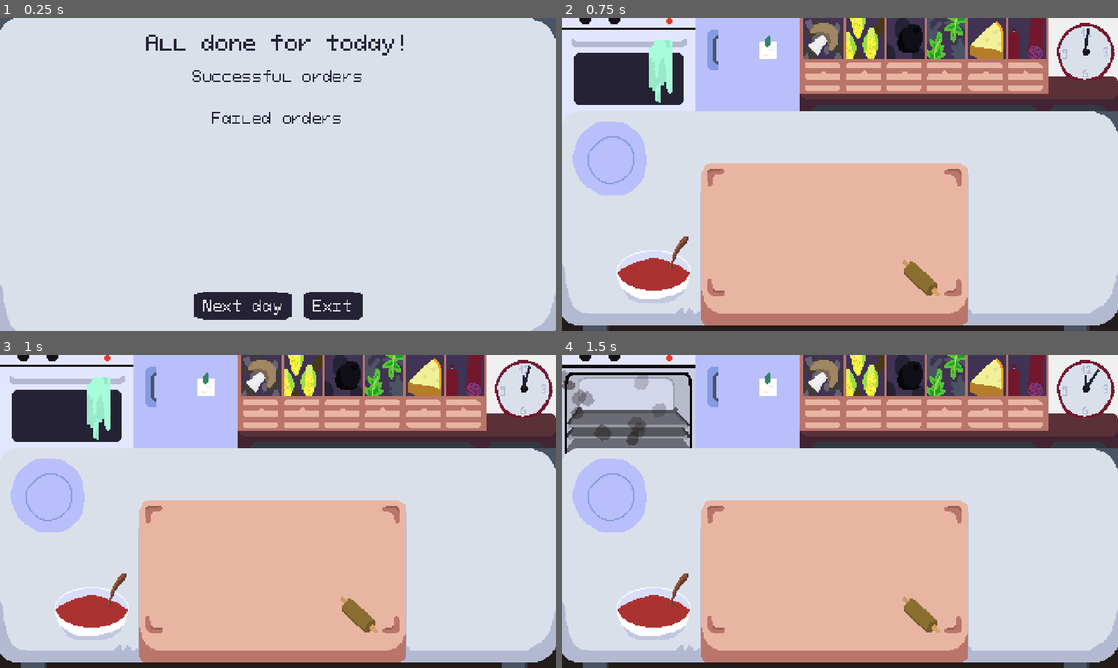
Above: before the commit, frames 1-4 (two rows, left to right).
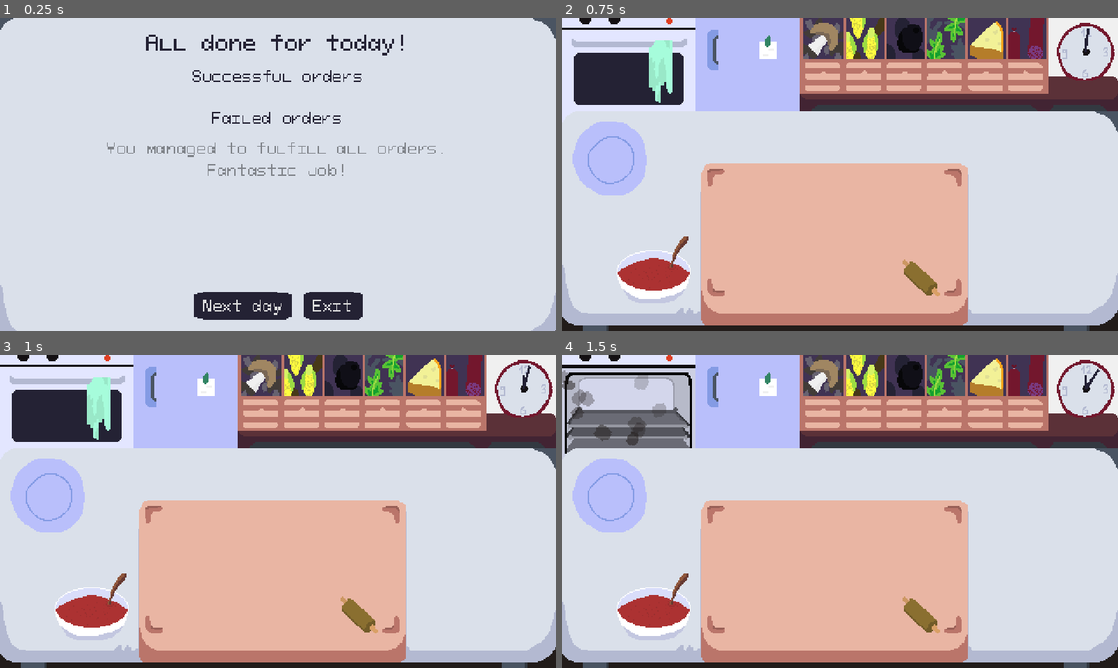
Above: after the commit, the same moments.

Repository: martindzejky/pizza-game
Game: Godot game, scene res://scenes/end.tscn
The game is run twice, just before and just after one commit, with the same random seed, the same clock (stepped at 60 frames per second) and the same inputs. This scene is started directly instead of the project's main scene.
Inputs (mouse positions are in pixels of both pictures, inside the frame that each line leads up to):
- Up to frame 1 (0.25 s): no input
- Up to frame 2 (0.75 s): click "Next day" at 0.5 s
- Up to frame 3 (1 s): no input
- Up to frame 4 (1.5 s): tap Enter at 1.25 s; move the mouse to (628, 401) at 1.27 s; click (628, 401) at 1.42 s

The runs differ from the first frame. In frame 1, 0.6% of the frame differs, in the area x 19-80%, y 39-51%; in frame 2, nothing differs; in frame 3, nothing differs; in frame 4, nothing differs.

Commit message:
track all orders and show them in the gallery
closes #17

Diff:
--- /dev/null
+++ b/autoload/orders.gd
@@ -0,0 +1,6 @@
+extends Node2D
+
+# Stores failed orders. Succeded orders are stored in the associated pizza.
+
+func _ready():
+    if not Engine.is_editor_hint(): hide()
--- a/autoload/pizzas.gd
+++ b/autoload/pizzas.gd
@@ -38,8 +38,8 @@
 
     # accept best order
     if not testMode:
-        bestOrder.accept(bestScore)
         pizza.score = bestScore
+        bestOrder.accept(pizza)
 
     print("Pizza scored: ", bestScore)
     return bestScore
--- a/objects/clock/clock.gd
+++ b/objects/clock/clock.gd
@@ -10,5 +10,7 @@
 
     # submit pizza on the plate if there's any
     get_tree().call_group("plate", "submitPizza")
+    # finalize all animating orders
+    get_tree().call_group("order-animating", "finalizeOrder")
 
     get_tree().change_scene_to_file("res://scenes/end.tscn")
--- a/objects/orders/order.gd
+++ b/objects/orders/order.gd
@@ -7,6 +7,11 @@
 @export var recipePath: NodePath
 # recipe object for the preview UI
 @export var recipeObj: PackedScene
+
+# when succeded, this is the associated pizza
+@export var associatedPizza: Node
+@export var status: String # "success" or "fail"
+var animateOutTween: Tween
 
 const OPTIONS = ["mushroom", "corn", "olive", "rukola", "cheese", "salam"]
 
@@ -112,16 +117,19 @@
 
 
 # Called by Pizzas when a pizza fulfilling this order is delivered.
-func accept(score: float) -> void:
+func accept(pizza: Node) -> void:
     $clock.hide()
     $check.show()
     if showPreview: togglePreview()
     Effects.sound("orderDone")
 
     $stars.show()
-    $stars.region_rect.size.x = floor(score * 16)
+    $stars.region_rect.size.x = floor(pizza.score * 16)
 
-    removeOrder()
+    associatedPizza = pizza
+    status = "success"
+
+    animateOut()
 
 # Called by the fail timer
 func fail() -> void:
@@ -129,9 +137,13 @@
     $cross.show()
     if showPreview: togglePreview()
     Effects.sound("orderFail")
-    removeOrder()
 
-func removeOrder() -> void:
+    associatedPizza = null
+    status = "fail"
+
+    animateOut()
+
+func animateOut() -> void:
     # move to the end of the parent to be rendered on top of other orders
     get_parent().move_child(self, -1)
 
@@ -140,10 +152,42 @@
     remove_from_group("order")
     remove_from_group("click")
 
+    # this is so that we can track orders which still need to be handled at the end of the level
+    add_to_group("order-animating")
+
     $failTimer.stop()
 
     # leave transition
+    animateOutTween = create_tween()
+    animateOutTween.tween_property(self, "position:x", 60, 0.4).as_relative().set_ease(Tween.EASE_IN).set_delay(3.0)
+    animateOutTween.tween_callback(finalizeOrder)
 
-    var tween := create_tween()
-    tween.tween_property(self, "position:x", 60, 0.4).as_relative().set_ease(Tween.EASE_IN).set_delay(3.0)
-    tween.tween_callback(queue_free)
+func finalizeOrder() -> void:
+
+    # add the 'click' group again so it can be clicked in the gallery
+    add_to_group("click")
+    remove_from_group("order-animating")
+
+    $stars.hide()
+    position = Vector2()
+
+    # cancel animation
+    if animateOutTween: animateOutTween.kill()
+
+    if status == "success":
+        # move to the associated pizza
+        get_parent().remove_child(self)
+        associatedPizza.add_child(self)
+        add_to_group("order-success")
+        return
+
+    if status == "fail":
+        # track failed orders
+        get_parent().remove_child(self)
+        Orders.add_child(self)
+        add_to_group("order-fail")
+        return
+
+    # this should never happen but "just in case..."
+    queue_free()
+    return
--- a/project.godot
+++ b/project.godot
@@ -53,6 +53,7 @@
 Pizzas="*res://autoload/pizzas.gd"
 Effects="*res://autoload/effects.gd"
 Sounds="*res://autoload/sounds.tscn"
+Orders="*res://autoload/orders.gd"
 
 [display]
 
--- a/scenes/end.tscn
+++ b/scenes/end.tscn
@@ -1,9 +1,10 @@
-[gd_scene load_steps=5 format=3 uid="uid://4fei2hjxp84l"]
+[gd_scene load_steps=6 format=3 uid="uid://4fei2hjxp84l"]
 
 [ext_resource type="PackedScene" uid="uid://brwmjnnpq7kye" path="res://ui/pizza-gallery.tscn" id="1_auhlt"]
 [ext_resource type="Script" path="res://ui/start-btn.gd" id="1_iqrhl"]
 [ext_resource type="Texture2D" uid="uid://dbijxe85vh37b" path="res://sprites/end-table.png" id="1_p56sd"]
 [ext_resource type="Script" path="res://ui/exit-btn.gd" id="2_0d7lr"]
+[ext_resource type="PackedScene" uid="uid://v8ex7u2d0neq" path="res://ui/order-gallery.tscn" id="3_8on1u"]
 
 [node name="end" type="Node"]
 
@@ -20,7 +21,6 @@
 grow_vertical = 2
 
 [node name="margin" type="MarginContainer" parent="ui"]
-layout_mode = 1
 anchors_preset = 15
 anchor_right = 1.0
 anchor_bottom = 1.0
@@ -28,7 +28,6 @@
 grow_vertical = 2
 
 [node name="scroll" type="ScrollContainer" parent="ui/margin"]
-layout_mode = 2
 offset_left = 10.0
 offset_top = 10.0
 offset_right = 470.0
@@ -36,14 +35,12 @@
 size_flags_vertical = 3
 
 [node name="container" type="VBoxContainer" parent="ui/margin/scroll"]
-layout_mode = 2
 offset_right = 460.0
 offset_bottom = 250.0
 size_flags_horizontal = 3
 size_flags_vertical = 3
 
 [node name="title" type="Label" parent="ui/margin/scroll/container"]
-layout_mode = 2
 offset_right = 460.0
 offset_bottom = 25.0
 grow_horizontal = 2
@@ -53,7 +50,6 @@
 vertical_alignment = 1
 
 [node name="success" type="Label" parent="ui/margin/scroll/container"]
-layout_mode = 2
 offset_top = 35.0
 offset_right = 460.0
 offset_bottom = 54.0
@@ -65,14 +61,12 @@
 vertical_alignment = 1
 
 [node name="success-centering" type="HBoxContainer" parent="ui/margin/scroll/container"]
-layout_mode = 2
 offset_top = 64.0
 offset_right = 460.0
 offset_bottom = 64.0
 alignment = 1
 
 [node name="pizza-gallery" parent="ui/margin/scroll/container/success-centering" instance=ExtResource("1_auhlt")]
-layout_mode = 2
 anchors_preset = 0
 anchor_right = 0.0
 anchor_bottom = 0.0
@@ -82,7 +76,6 @@
 size_flags_horizontal = 3
 
 [node name="fail" type="Label" parent="ui/margin/scroll/container"]
-layout_mode = 2
 offset_top = 74.0
 offset_right = 460.0
 offset_bottom = 93.0
@@ -94,22 +87,31 @@
 vertical_alignment = 1
 
 [node name="fail-centering" type="HBoxContainer" parent="ui/margin/scroll/container"]
-layout_mode = 2
 offset_top = 103.0
 offset_right = 460.0
-offset_bottom = 103.0
+offset_bottom = 123.0
 alignment = 1
+
+[node name="order-gallery" parent="ui/margin/scroll/container/fail-centering" instance=ExtResource("3_8on1u")]
+anchors_preset = 0
+anchor_right = 0.0
+anchor_bottom = 0.0
+offset_right = 460.0
+offset_bottom = 20.0
+grow_horizontal = 1
+grow_vertical = 1
+size_flags_horizontal = 3
 
 [node name="bottom-space" type="Control" parent="ui/margin/scroll/container"]
 custom_minimum_size = Vector2i(0, 40)
-layout_mode = 2
+layout_mode = 3
 anchors_preset = 0
-offset_top = 113.0
+offset_top = 133.0
 offset_right = 460.0
-offset_bottom = 153.0
+offset_bottom = 173.0
 
 [node name="menu" type="Control" parent="ui/margin"]
-layout_mode = 2
+layout_mode = 3
 anchors_preset = 0
 offset_left = 10.0
 offset_top = 260.0
@@ -118,7 +120,6 @@
 size_flags_vertical = 8
 
 [node name="btns" type="HBoxContainer" parent="ui/margin/menu"]
-layout_mode = 1
 anchors_preset = 7
 anchor_left = 0.5
 anchor_top = 1.0
@@ -132,7 +133,6 @@
 alignment = 1
 
 [node name="restart" type="Button" parent="ui/margin/menu/btns"]
-layout_mode = 2
 offset_right = 88.0
 offset_bottom = 24.0
 grow_horizontal = 2
@@ -141,7 +141,6 @@
 script = ExtResource("1_iqrhl")
 
 [node name="exit" type="Button" parent="ui/margin/menu/btns"]
-layout_mode = 2
 offset_left = 98.0
 offset_right = 150.0
 offset_bottom = 24.0
--- a/scripts/reset-level.gd
+++ b/scripts/reset-level.gd
@@ -5,3 +5,5 @@
 func _ready():
     for node in Pizzas.get_children():
         Pizzas.remove_child(node)
+    for node in Orders.get_children():
+        Orders.remove_child(node)
--- a/ui/end-btn.gd
+++ b/ui/end-btn.gd
@@ -7,6 +7,8 @@
 
     # submit pizza on the plate if there's any
     get_tree().call_group("plate", "submitPizza")
+    # finalize all animating orders
+    get_tree().call_group("order-animating", "finalizeOrder")
 
     get_tree().paused = false
     get_tree().change_scene_to_file("res://scenes/end.tscn")
--- /dev/null
+++ b/ui/order-gallery.gd
@@ -0,0 +1,35 @@
+extends Control
+
+# Displays failed orders in the gallery.
+
+
+func _ready():
+    var orderCount = Orders.get_child_count()
+    if orderCount == 0:
+        # no failed orders!!!
+        $none.show()
+
+    # calculate whether we need to squash the orders
+    var width = get_size().x
+    var maxOrders = floor(width / 30)
+
+    var counter = 0
+    for order in Orders.get_children():
+        # remove from parent
+        Orders.remove_child(order)
+
+        # add to this node
+        add_child(order)
+
+        # set correct position
+
+        if orderCount < maxOrders:
+            # no need to squash
+            order.position.y = 15
+            order.position.x = 12 + counter * 30
+        else:
+            # squash
+            order.position.y = 15 + randf_range(-3, 3)
+            order.position.x = 12 + counter * 8
+
+        counter += 1
--- /dev/null
+++ b/ui/order-gallery.tscn
@@ -0,0 +1,26 @@
+[gd_scene load_steps=2 format=3 uid="uid://v8ex7u2d0neq"]
+
+[ext_resource type="Script" path="res://ui/order-gallery.gd" id="1_clj7g"]
+
+[node name="order-gallery" type="CenterContainer"]
+custom_minimum_size = Vector2i(0, 30)
+anchors_preset = 15
+anchor_right = 1.0
+anchor_bottom = 1.0
+grow_horizontal = 2
+grow_vertical = 2
+script = ExtResource("1_clj7g")
+
+[node name="none" type="Label" parent="."]
+visible = false
+layout_mode = 2
+offset_left = 87.0
+offset_top = 116.0
+offset_right = 393.0
+offset_bottom = 154.0
+theme_type_variation = &"SmallText"
+theme_override_colors/font_color = Color(0, 0, 0, 0.415686)
+text = "You managed to fulfill all orders.
+Fantastic job!"
+horizontal_alignment = 1
+vertical_alignment = 1
--- a/ui/pizza-gallery.gd
+++ b/ui/pizza-gallery.gd
@@ -9,9 +9,17 @@
     for pizza in Pizzas.get_children():
         var picture = pictureObj.instantiate()
 
+        # add the pizza
         Pizzas.remove_child(pizza)
         picture.get_node("container/center").add_child(pizza)
 
+        # move the order if there is any
+        for child in pizza.get_children():
+            if child.is_in_group("order-success"):
+                pizza.remove_child(child)
+                picture.get_node("container/center/order").add_child(child)
+
+        # set the correct rating
         var stars = picture.get_node("rating/center/stars")
         stars.region_rect.size.x = floor(pizza.score * 16)
 
--- a/ui/pizza-picture.tscn
+++ b/ui/pizza-picture.tscn
@@ -25,6 +25,10 @@
 
 [node name="plate" type="Sprite2D" parent="container/center"]
 texture = ExtResource("1_a0ak2")
+
+[node name="order" type="Marker2D" parent="container/center"]
+position = Vector2(26, 30)
+z_index = 1
 
 [node name="rating" type="CenterContainer" parent="."]
 custom_minimum_size = Vector2i(80, 22)
